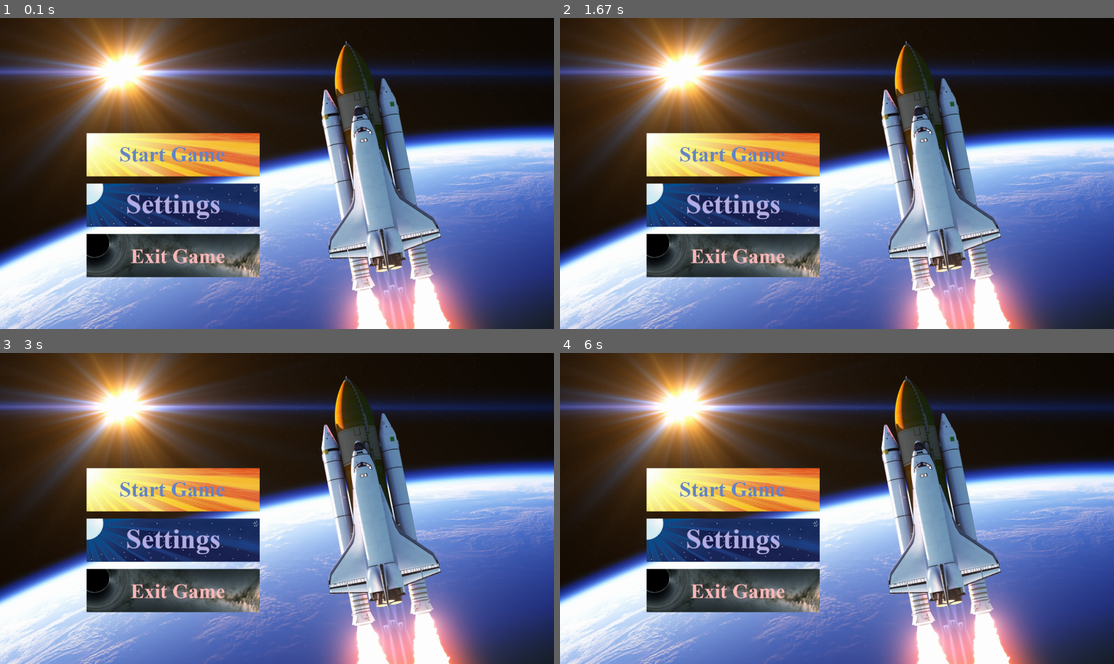
Above: before the commit, frames 1-4 (two rows, left to right).
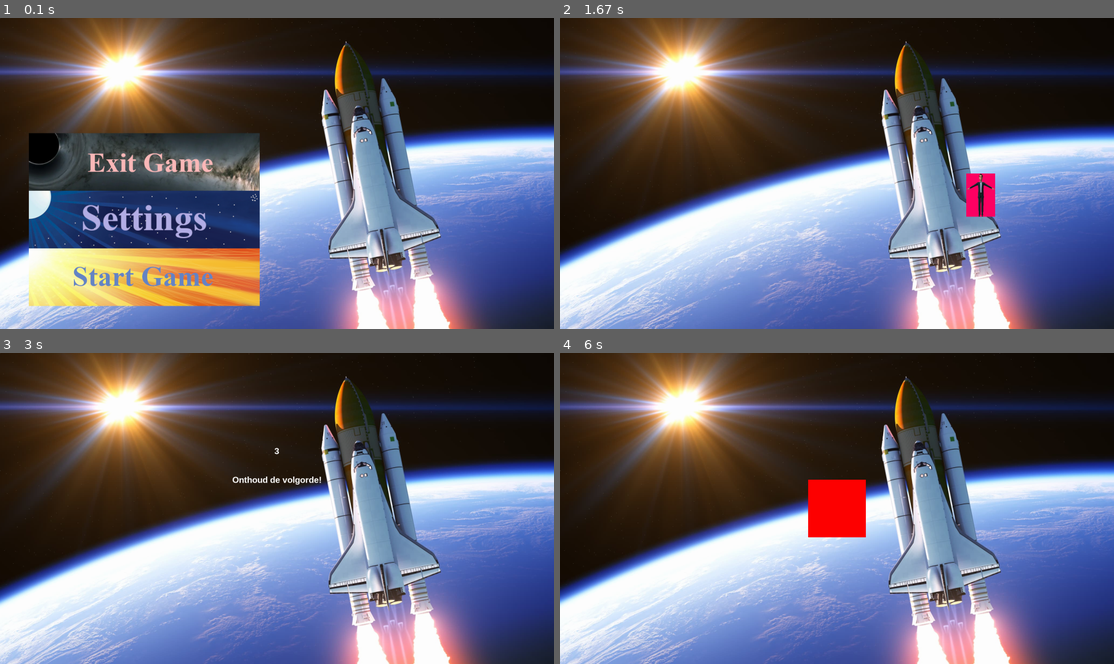
Above: after the commit, the same moments.

Repository: Minkema/PO5_informatica_pygame
Game: pygame game, started from first game/main.py
Two runs of this game, one before a commit and one after it. Both use one fixed random seed, a clock stepped at 60 frames per second and the inputs below.
Inputs (mouse positions are in pixels of both pictures, inside the frame that each line leads up to):
- Up to frame 1 (0.1 s): no input
- Up to frame 2 (1.67 s): press the mouse at (704, 276) at 0.37 s; move the mouse to (681, 260) at 0.47 s; release the mouse at (665, 248) at 0.6 s; hold P 0.67-1.13 s; hold D 0.67-1.13 s; move the mouse to (920, 64) at 0.7 s; hold D 1.17-1.63 s
- Up to frame 3 (3 s): hold W 1.67-1.97 s; hold D 2-2.47 s; hold A from 2.5 s (still down)
- Up to frame 4 (6 s): release A at 3.03 s

The runs differ from the first frame. In frame 1, 21% of the frame differs, in the area x 5-47%, y 36-93%; in frame 2, 14%; in frame 3, 13%; in frame 4, 15%.

Commit message:
Text + Puzzel + Comments
- Text kan nu makkelijk worden neergezet op het beeld
- Eerste puzzel gemaakt. Ziet er nog niet prachtig uit maar wel helemaal functioneel
- Overal weer comments bij gezet zodat alles weer een beetje duidelijk wordt

Diff:
--- a/first game/astroids.py
+++ b/first game/astroids.py
@@ -2,14 +2,13 @@
 
 
 class Astroid:
-    def __new__(cls, *args, **kwargs):
-        return super().__new__(cls)
-
+    #Dit is de functie die wordt gecalled automatisch als je een nieuwe instance maakt. Hier moeten een paar standaard waarden worden gegeven.
     def __init__(self, x, y, velocity):
         self.x = x
         self.y = y
         self.velocity = velocity
 
+    #Draw de daadwerkelijke astroid
     def draw(self):
         self.object = pygame.draw.circle(settings.screen, (0,0,0), (self.x, self.y + self.velocity), 20)
         self.y = self.y + self.velocity
--- /dev/null
+++ b/first game/button.py
@@ -0,0 +1,66 @@
+import pygame, settings
+from settings import screen
+
+#Button class waar een image wordt geladen
+class ImageButton():
+        #Dit is de functie die wordt gecalled automatisch als je een nieuwe instance maakt. Hier moeten een paar standaard waarden worden gegeven.
+        def __init__(self, x, y, image):
+            self.image = image
+            self.rect = self.image.get_rect()
+            self.rect.topleft = (x, y)
+            self.Clicked = False
+
+        #Draw de daadwerkelijke button
+        def draw(self):
+            #draw button on screen
+            screen.blit(self.image, (self.rect.x, self.rect.y))
+
+        def checkClicked(self):
+            #Als de muisknop niet wordt ingedrukt kunnen we direct uit deze functie returnen met false want dan kan een knop nooit worden ingedrukt
+            if not pygame.mouse.get_pressed()[0]:
+                self.Clicked = False
+                return False
+
+            #get mouse position
+            mousepos = pygame.mouse.get_pos()
+
+            #Als de muis niet op de knop staat kunnen we er ook uit returnen met false
+            if(not self.rect.collidepoint(mousepos)):
+                return False
+
+            #Als hij al wordt ingeclickt is de functie die dat gebeurd al gecalled en hoeft dat niet nog een keer te gebeuren dus returnen we false
+            if(self.Clicked):
+                return False
+
+            #Alles is er nu al uitgefilterd dus dan moet de speler wel op onze knop klikken voor de eerste keer en en returnen we true
+            return True
+
+#Button class waar een rect wordt gemaakt met al een gekozen kleur. Dit is vooral handing voor de puzzels maar kan ook worden gebruikt ergens anders
+class PuzzelButton():
+    #Dit is de functie die wordt gecalled automatisch als je een nieuwe instance maakt. Hier moeten een paar standaard waarden worden gegeven.
+    def __init__(self, rect, color):
+        self.rect = rect
+        self.color = color
+        self.Clicked = False
+
+    #Draw de daadwerkelijke button met de eerder gekozen kleur
+    def draw(self):
+        #draw button on screen
+        pygame.draw.rect(settings.screen, self.color, self.rect)
+
+    #Dit komt overeen met de functie die in de image button class staat dus daar staan ook alle comments
+    def checkClicked(self):
+        if not pygame.mouse.get_pressed()[0]:
+            self.Clicked = False
+            return False
+
+        #get mouse position
+        mousepos = pygame.mouse.get_pos()
+
+        if(not self.rect.collidepoint(mousepos)):
+            return False
+
+        if(self.Clicked):
+            return False
+
+        return True
--- a/first game/main.py
+++ b/first game/main.py
@@ -1,4 +1,4 @@
-import pygame, scenehandler, settings
+import pygame, scenehandler, settings, puzzels, textUI
 
 if __name__ == "__main__":
 
@@ -7,18 +7,21 @@
     pygame.mixer.init()
     pygame.display.set_caption("Space Traversers")
 
+    #Kijk in het testUI.py bestand om te zien wat dit doet
+    textUI.init()
+
     clock = pygame.time.Clock() #initializes the clock
 
     #Inits the scene
     scenehandler.loadScene("startscreen")
-    # scenehandler.loadScene("testScene")
+    #scenehandler.loadScene("testScene")
 
     run = True
 
     #Main game loop
     while run:
         scenehandler.mainGameLoop()
-
+        puzzels.mainGameLoop()
         #updates the screen so you can see changes
         pygame.display.update()
         clock.tick(settings.fps)
--- a/first game/player.py
+++ b/first game/player.py
@@ -1,7 +1,7 @@
 import pygame, settings, scenehandler
 from astroids import Astroid
+from settings import resolution
 
-resolution = settings.resolution
 screen = settings.screen
 
 #init all player values
@@ -51,6 +51,11 @@
         player.move_ip(movementspeed,0)
         playerX += movementspeed
 
+    #MOET UIT DE GAME ALS HIJ AF IS, DIT ZORGT ERVOOR DAT JE EEN PUZZEL IN JE SCHERM KRIJGT ALS JE P INDRUKT
+    if (key[pygame.K_p] == True and not scenehandler.stopAstroids):
+        scenehandler.stopAstroids = True
+        scenehandler.stopAstroidsTijd = pygame.time.get_ticks()
+
 #Draws the acual texture on the player
 def drawerPlayerTexture():
     screen.blit(character, player)
--- /dev/null
+++ b/first game/puzzels.py
@@ -0,0 +1,138 @@
+import random, pygame, settings, textUI, scenehandler
+from textUI import drawText
+from button import PuzzelButton
+
+numberOfPuzzels = 1
+currentPuzzel = "none"
+
+#Dit is allemaal voor de eerste puzzel:
+
+#Lijst met kleuren die worden geshufeld
+colors = [
+    (255,0,0), #Rood
+    (0,255,0), #Groen
+    (0,0,255), #Blauw
+    (255, 255, 0) #Geel
+]
+squareWidth, squareHeight = 200, 200
+squaresRect = pygame.Rect(settings.resolution[0] / 2 - squareWidth / 2, settings.resolution[1] / 2 - squareHeight / 2, squareWidth, squareHeight)
+
+#Hoeveel tijd er tussen de vierkanten op het scherm zit bij de eerste puzzel
+intervalBetweenSquares = 250
+startEersteGame = 0
+
+
+
+def loadRandomPuzzel():
+    randomPuzzel = random.uniform(1,numberOfPuzzels)
+
+    match randomPuzzel:
+        case 1:
+            global currentPuzzel
+            global startEersteGame
+
+            loadEerstePuzzel()
+            startEersteGame = pygame.time.get_ticks()
+            currentPuzzel = "eerste"
+        case _:
+            print("Error random puzzel out of bounds")
+
+#Zorgt ervoor dat de kleuren een andere volgorde krijgt
+def loadEerstePuzzel():
+    random.shuffle(colors)
+
+def mainGameLoop():
+    if(currentPuzzel == "none"):
+        return
+
+    elif(currentPuzzel == "eerste"):
+        currentTime = pygame.time.get_ticks()
+        #De 3000 staat voor de 3 seconde die verloren gaan in de countdown. Die 3 seconden moeten we negeren
+        timeInBetween = currentTime - startEersteGame - 3000
+
+        #De startcountdown functie return false als hij nog bezig is met de countdown. Als hij al klaar is return hij true en kunnen we verder.
+        if startCountdown(timeInBetween + 3000):
+            if(timeInBetween <= intervalBetweenSquares):
+                #eerste
+                pygame.draw.rect(settings.screen, colors[0], squaresRect)
+            elif(timeInBetween >= intervalBetweenSquares and timeInBetween <= (2 * intervalBetweenSquares)):
+                #tweede
+                pygame.draw.rect(settings.screen, colors[1], squaresRect)
+            elif(timeInBetween >= 2 * intervalBetweenSquares and timeInBetween <= (3 * intervalBetweenSquares)):
+                #Derde
+                pygame.draw.rect(settings.screen, colors[2], squaresRect)
+            elif(timeInBetween >= 3 * intervalBetweenSquares and timeInBetween <= (4 * intervalBetweenSquares)):
+                #Vierde
+                pygame.draw.rect(settings.screen, colors[3], squaresRect)
+            else:
+                checkSolEerste()
+
+#Hoeveel de speler er al goed heeft
+currentNum = 0
+
+#Dit bewaardt x en y posities zodat we later de text op de knoppen kunnen laten zien. Dit is niet zo netjes hoe ik het nu heb gedaan maar kan ff niks beters bedenken
+posOfButtonsX = [0,0,0,0]
+posOfButtonsY = [0,0,0,0]
+
+#De al geclickte knoppen lijst zodat als een speler nog een keer op een knop klikt perongeluk het spel het gwn kan negeren
+buttonsClicked = [False, False, False, False]
+
+#Init alle buttons en maak een lijst zodat we er straks doorheen kunnen loopen
+RedButton = PuzzelButton(pygame.Rect(-100 + settings.resolution[0] / 2, settings.resolution[1]/ 2, 50, 50), (255,0,0))
+GreenButton = PuzzelButton(pygame.Rect(-50 + settings.resolution[0] / 2, settings.resolution[1]/ 2, 50, 50), (0,255,0))
+BlueButton = PuzzelButton(pygame.Rect(50 + settings.resolution[0] / 2, settings.resolution[1]/ 2, 50, 50), (0,0,255))
+YellowButton = PuzzelButton(pygame.Rect(100 + settings.resolution[0] / 2, settings.resolution[1]/ 2, 50, 50), (255,255,0))
+buttons = [RedButton, GreenButton, BlueButton, YellowButton]
+
+def checkSolEerste():
+    drawText("Click de vakjes in de juiste volgorde", textUI.testFont, (255,255,255), settings.resolution[0] / 2, settings.resolution[1] / 2 + settings.resolution[1] / 1080 *-200)
+    global currentNum, currentPuzzel
+
+    #Player heeft ze goed opgelost
+    if(currentNum == 4):
+        currentPuzzel = "none"
+        scenehandler.stopAstroids = False
+        scenehandler.afterStopAstroids = False
+        scenehandler.delayTime = pygame.time.get_ticks() - scenehandler.stopAstroidsTijd
+        scenehandler.stopAstroidsTijd = 0
+        return
+
+    #Check continue of knoppen worden geclicked
+    for i in range(0,4):
+        buttons[i].draw()
+        if(buttons[i].checkClicked()):
+
+            #Check of de kleur van de geclickte knop overeen komt met de kleur die op dit moment moet worden gekozen
+            if(colors[currentNum] == buttons[i].color):
+                #Ze hebben de goede gekozen
+                if(not buttonsClicked[i]):
+                    posOfButtonsX[currentNum] = buttons[i].rect.x
+                    posOfButtonsY[currentNum] = buttons[i].rect.y
+                    buttonsClicked[i] = True
+                    currentNum += 1
+            else:
+                #Ze hebben de verkeerde gekozen
+                if not buttonsClicked[i]:
+                    currentPuzzel = "none"
+                    scenehandler.loadScene("gameOver")
+
+    #Laat de nummers zien van de al gekozen vakjes
+    if(not currentNum == 0):
+        for i in range(0, currentNum):
+            drawText(str(i+1), textUI.testFont, (255,255,255), posOfButtonsX[i] + 25, posOfButtonsY[i] + 25)
+
+def startCountdown(timeInBetween):
+    if(timeInBetween < 1000):
+        drawText("Onthoud de volgorde!", textUI.testFont, (255,255,255), settings.resolution[0] / 2, settings.resolution[1] / 2 + settings.resolution[1] / 1080 *-100)
+        drawText("3", textUI.testFont, (255,255,255), settings.resolution[0] / 2, settings.resolution[1] / 2 + settings.resolution[1] / 1080 *-200)
+        return False
+    if(timeInBetween < 2000):
+        drawText("Onthoud de volgorde!", textUI.testFont, (255,255,255), settings.resolution[0] / 2, settings.resolution[1] / 2 + settings.resolution[1] / 1080 *-100)
+        drawText("2", textUI.testFont, (255,255,255), settings.resolution[0] / 2, settings.resolution[1] / 2 + settings.resolution[1] / 1080 *-200)
+        return False
+    if(timeInBetween < 3000):
+        drawText("Onthoud de volgorde!", textUI.testFont, (255,255,255), settings.resolution[0] / 2, settings.resolution[1] / 2 + settings.resolution[1] / 1080 *-100)
+        drawText("1", textUI.testFont, (255,255,255), settings.resolution[0] / 2, settings.resolution[1] / 2 + settings.resolution[1] / 1080 *-200)
+        return False
+
+    return True
--- a/first game/scenehandler.py
+++ b/first game/scenehandler.py
@@ -1,12 +1,20 @@
-import pygame, settings, player, random, sys
+import pygame, settings, player, random, puzzels, textUI
 from astroids import Astroid
+from button import ImageButton
+from settings import resolution
 
 currentScene = "default"
-resolution = settings.resolution
 screen = settings.screen
 music_active = False
 astroids = []
 isDead = False
+stopAstroids = False
+stopAstroidsTijd = 0
+afterStopAstroids = False
+delayTime = 0
+
+#!!!! Alleen voor development !!!!!! MOET FALSE ZIJN ALS HET SPEL KLAAR IS ANDERS KAN JE NIET DOOD GAAN
+godMode = True
 
 Startbutton = 0
 Settingsbutton = 0
@@ -26,10 +34,14 @@
 
 def loadTestScene():
     player.loadPlayer()
+    global background, isDead, startTime, laatsteTick
+    #Starttime is nodig zodat we kunnen uitrekenen hoelang de speler het heeft overleefd
+    startTime = pygame.time.get_ticks()
+    #Laatste tick wordt continue veranderd maar moet wel beginnen als de startijd begint daarom worden die hier aanelkaar gelijk gested
+    laatsteTick = startTime
     #Want de speler is altijd alive als hij spawned
     isDead = False
     #Tries to load the specific background textures
-    global background
     try:
         background_image = pygame.image.load('Textures/StartScreen/homescreen.png')
         background = pygame.transform.scale(background_image, resolution)
@@ -60,51 +72,17 @@
     except pygame.error as e:
         print("button images couldn't load")
 
-
-    #button class
-    class Button():
-        def __init__(self, x, y, image):
-            self.image = image
-            self.image = pygame.transform.scale(self.image, (600, 150))
-            self.rect = self.image.get_rect()
-            self.rect.topleft = (x, y)
-            self.Clicked = False
-
-        def draw(self):
-            Action = False
-
-            #get mouse position
-            mousepos = pygame.mouse.get_pos()
-
-            #check if mouse is touching buttons and if its clicking
-            if self.rect.collidepoint(mousepos):
-                if pygame.mouse.get_pressed()[0] and self.Clicked == False:
-                    self.Clicked = True
-                    Action =True
-
-            if not pygame.mouse.get_pressed()[0]:
-                self.Clicked = False
-
-            #draw button on screen
-            screen.blit(self.image, (self.rect.x, self.rect.y))
-
-            return Action
-
     #creating button instance
-    Startbutton = Button(((300/1920)*resolution[0]),((400/1920)*resolution[0]), StartButton_img)
-    Settingsbutton = Button(((300/1920)*resolution[0]),((575/1920)*resolution[0]), SettingsButton_img)
-    Exitbutton = Button(((300/1920)*resolution[0]),((750/1920)*resolution[0]), ExitButton_img)
+    Startbutton = ImageButton(((100/1920)*resolution[0]),((800/1920)*resolution[0]), StartButton_img)
+    Settingsbutton = ImageButton(((100/1920)*resolution[0]),((600/1920)*resolution[0]), SettingsButton_img)
+    Exitbutton = ImageButton(((100/1920)*resolution[0]),((400/1920)*resolution[0]), ExitButton_img)
 
 def loadGameOverScene():
     global astroids
-    print("you lasted " + str((pygame.time.get_ticks() - startTime) / 1000) + " seconds")
     astroids = []
 
-#Starttick zodat we de tijd kunnen berekenen als je klaar bent
-startTime = pygame.time.get_ticks()
-
 #Deze wordt om de interval geupdate zodat we dingen kunnen laten spawnen om de zoveel seconden
-laatsteTick = startTime
+laatsteTick = 0
 
 #Daadswerkelijke interval
 interval = 1000
@@ -126,39 +104,52 @@
             pygame.mixer.music.stop()
             music_active = False
 
+        #Draw de daadwerkelijke knoppen
         Startbutton.draw()
         Settingsbutton.draw()
         Exitbutton.draw()
 
-        #checks if buttons are pressed
-        if Startbutton.draw():
+        #Check voor of er op de knoppen wordt gelickt. Hoe dit precies werkt staat in de button class.
+        if Startbutton.checkClicked():
             loadScene("testScene")
-            print("startbutton pressed")
 
-        if Settingsbutton.draw():
-            loadScene("")
+        if Settingsbutton.checkClicked():
             print("settingsbutton pressed")
 
-        if Exitbutton.draw():
-            print("exitbutton pressed")
-            pygame.quit()
+        #Invoked de quit event zodat het eigenlijk lijkt alsof de speler op het kruisje heeft geclickt en de main function alles stopt
+        if Exitbutton.checkClicked():
+            pygame.event.post(pygame.event.Event(pygame.QUIT))
 
     if currentScene == "testScene":
         #Comments about these functions are at the functions declarations
-        player.drawPlayer()
-        player.update_movement()
-        player.drawerPlayerTexture()
+        global afterStopAstroids
+
+        #afterstopAstroids staat iets verder naar beneden uitgelegd
+        if(not afterStopAstroids):
+            player.drawPlayer()
+            player.update_movement()
+            player.drawerPlayerTexture()
         global laatsteTick
 
         current_time = pygame.time.get_ticks()
         if current_time - laatsteTick >= interval:
             for i in range(5):
-                if (not isDead):
+                if (not isDead and not stopAstroids):
                     laatsteTick = current_time
                     astroid = Astroid(random.randint(0, resolution[0]), 0, random.uniform(1,4))
                     astroids.append(astroid)
 
+        #Oke dit kan confusing zijn maar stopAstroids = true zodra een puzzel wordt gecalled. afterStopAstroids is pas true na een bepaalde timer zodat de player nog ff wat tijd heeft
+        #om astroids te ontwijken
+        if(stopAstroids and not afterStopAstroids):
+            if (current_time - stopAstroidsTijd >= 2000):
+                puzzels.loadRandomPuzzel()
+                afterStopAstroids = True
+
         checkCol()
+        #De timer moet niet worden laten zien als we bezig zijn met een puzzel
+        if not stopAstroids:
+            textUI.drawText(str(round((current_time - startTime - delayTime) / 1000, 1)) + "s", textUI.testFont , (255,255,255), resolution[0] / 2, resolution[1] / 2 + resolution[1] / 1080 *-400)
 
         for astroid in astroids:
             astroid.draw()
@@ -167,9 +158,10 @@
         screen.fill((0,0,0))
 
 def checkCol():
-    global isDead
-    playerRect = player.player
-    for astroid in astroids:
-        if playerRect.colliderect(astroid.x, astroid.y, 20*2, 20*2):
-            isDead = True
-            loadScene("gameOver")
+    if(not godMode):
+        global isDead
+        playerRect = player.player
+        for astroid in astroids:
+            if playerRect.colliderect(astroid.x, astroid.y, 20*2, 20*2):
+                isDead = True
+                loadScene("gameOver")
--- /dev/null
+++ b/first game/textUI.py
@@ -0,0 +1,16 @@
+import pygame, settings
+
+testFont = 0
+
+#De testfont moet worden geassigned, als je dit niet in deze functie doet, doet pygame moeilijk
+def init():
+    global testFont
+    testFont = pygame.font.SysFont("Arial", 30, bold=True)
+
+#Eigenlijk maken we een image van de tekst en blitten we die daarna zoals altijd
+def drawText(text, font, text_col, x,y):
+    img = font.render(text, True, text_col)
+    #Dit zorgt ervoor dat de x en y coordinaten die je geeft altijd het center is
+    x = x - img.get_width() / 2
+    y = y - img.get_height() / 2
+    settings.screen.blit(img, (x,y))
